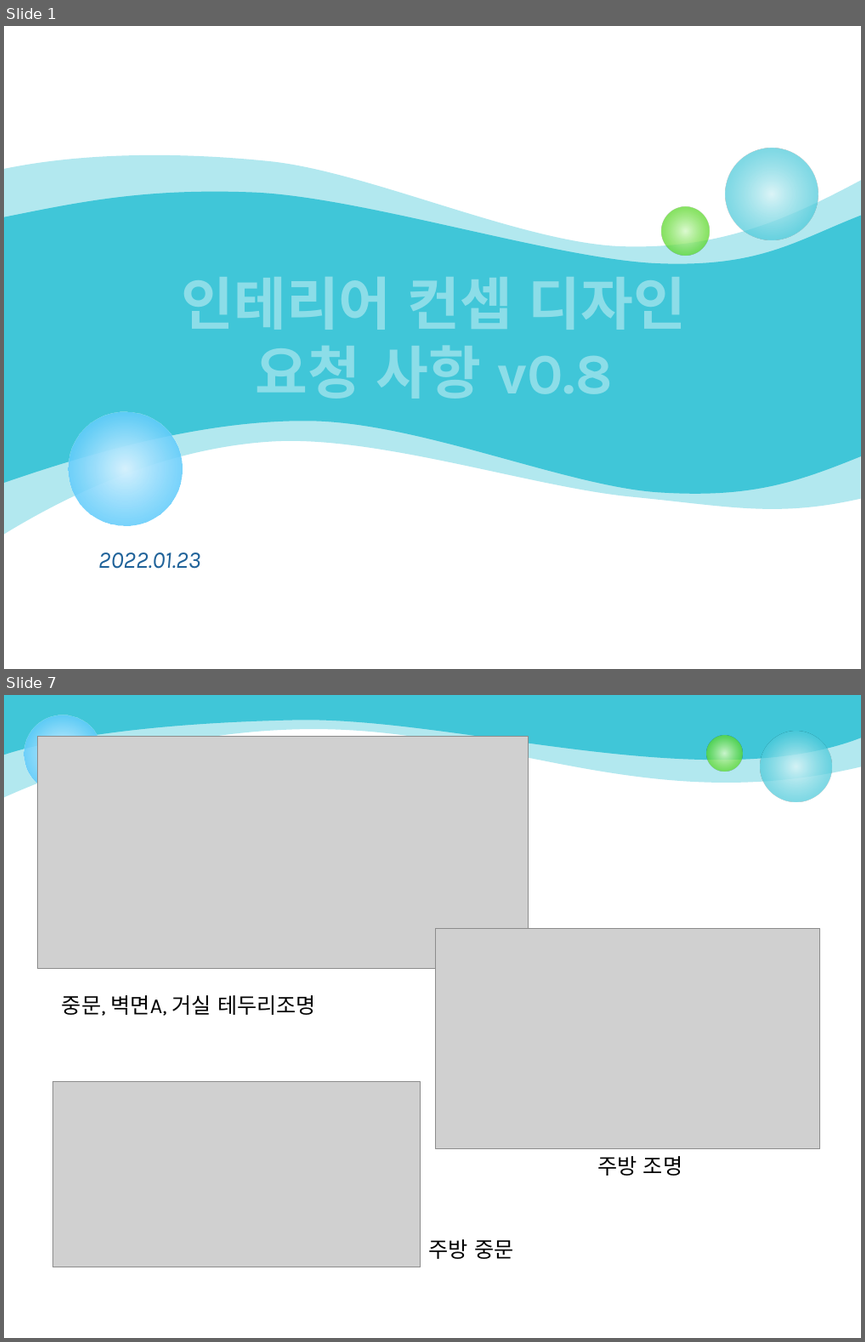
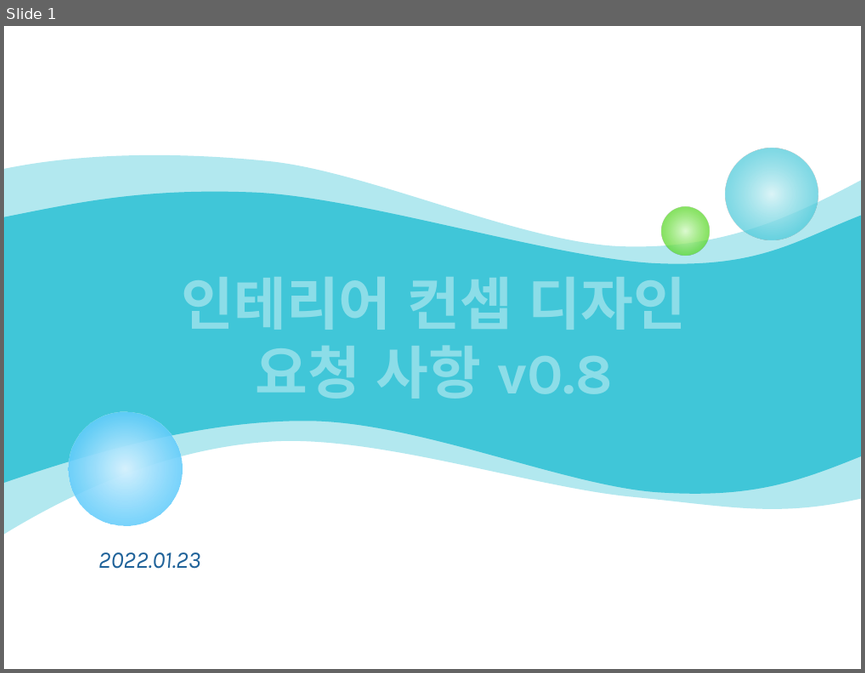
Before and after one commit to ketri-scs/4f_design, a slide deck: 100_컨셉 디자인/K220123_인테리어 컨셉 디자인 요청 사항 v0.8.pptx. Shown one above the other, each under a label of ours: slides 1 and 7 before the commit, slide 1 after it; the slides between them are not shown. The pictures are 865x1342 and 865x673 pixels, drawn with LibreOffice and Linux fonts; fonts in the diff are those of the drawing; grey boxes stand for pictures. Boxes give left, top, right and bottom in pixels: in the first picture for what was removed or moved away, otherwise in the second. Text is boxed around its words. In the diff, an @@ line names an element or a change of style, - is before the commit and + after.

```diff
--- a/100_컨셉 디자인/K220123_인테리어 컨셉 디자인 요청 사항 v0.8.pptx
+++ b/100_컨셉 디자인/K220123_인테리어 컨셉 디자인 요청 사항 v0.8.pptx
@@ slide 7 removed at bbox=[4, 695, 861, 1338], background #FFFFFF @@
@@ freeform shape removed at bbox=[4, 695, 861, 815] @@
@@ freeform shape removed at bbox=[4, 695, 861, 798] @@
@@ ellipse removed at bbox=[24, 715, 102, 793] @@
@@ picture removed at bbox=[38, 736, 528, 969] @@
@@ ellipse removed at bbox=[707, 735, 743, 771] @@
@@ ellipse removed at bbox=[760, 731, 832, 802] @@
@@ picture removed at bbox=[436, 929, 821, 1149] @@
@@ text removed at bbox=[62, 995, 316, 1015] @@
-중문, 벽면A, 거실 테두리조명
@@ picture removed at bbox=[53, 1082, 420, 1266] @@
@@ text removed at bbox=[598, 1156, 682, 1175] @@
-주방 조명
@@ text removed at bbox=[429, 1239, 513, 1259] @@
-주방 중문
```
Also in this commit, not shown: 5 slides changed, 2 slides added, 1 other slide removed, 2 other files.
